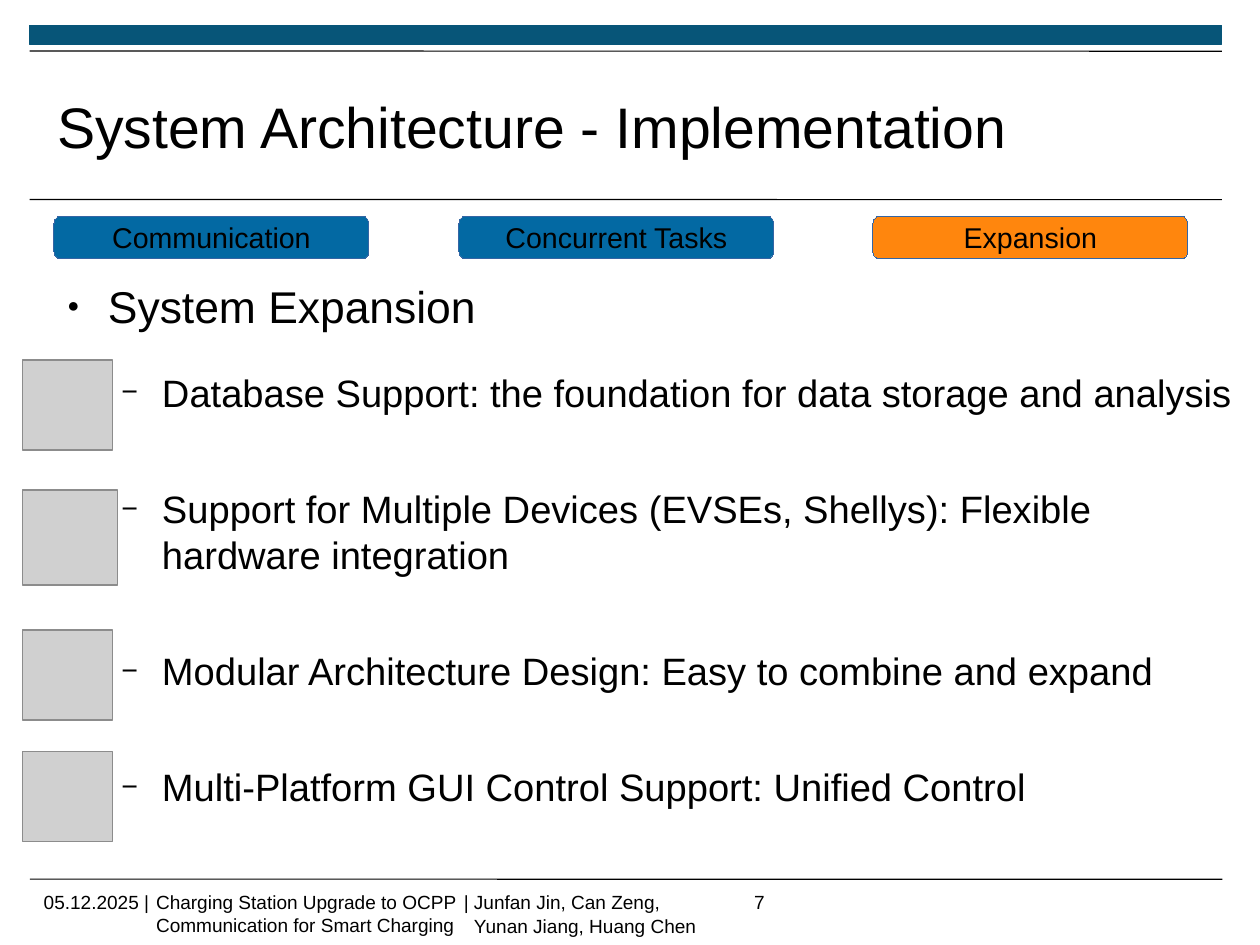
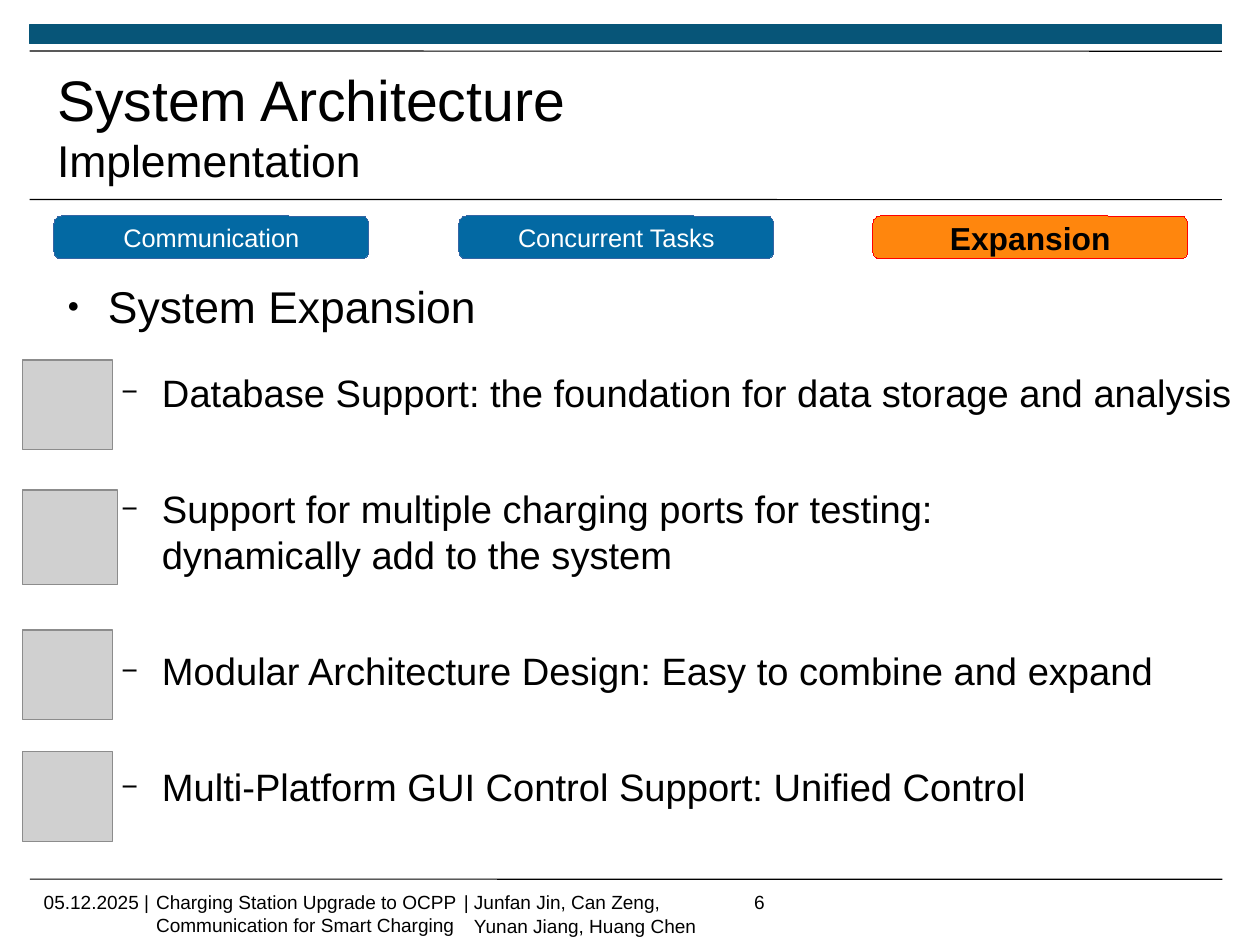
Before and after one commit to Jf-JIN/ADP_Ladesaeule_OCPP, a slide deck: slide 6 of ppt/Jin_Junfan.pptx (slide 7 before the commit). Drawn at 1260x945 pixels with LibreOffice and Linux fonts; fonts in the diff are those of the drawing; grey boxes stand for pictures; background and template pictures are left out. Boxes give left, top, right and bottom in pixels: in the first picture for what was removed or moved away, otherwise in the second. Text is boxed around its words. In the diff, an @@ line names an element or a change of style, - is before the commit and + after.

```diff
--- a/ppt/Jin_Junfan.pptx
+++ b/ppt/Jin_Junfan.pptx
@@ text at (x1=57, y1=79, x2=565, y2=186): text changed @@
-System Architecture - Implementation
+System Architecture
+Implementation
@@ rounded rectangle "Communication" at (x1=54, y1=216, x2=368, y2=258): size 18 to 16 pt, text colour #000000 to #FFFFFF @@
@@ rounded rectangle "Concurrent Tasks" at (x1=460, y1=216, x2=774, y2=258): size 18 to 16 pt, text colour #000000 to #FFFFFF @@
@@ rounded rectangle "Expansion" at (x1=874, y1=216, x2=1188, y2=258): size 18 to 20 pt, bold on; outline #3465A4 0 pt to #FF0000 0 pt @@
@@ text at (x1=162, y1=495, x2=933, y2=577): text changed @@
-  − Support for Multiple Devices (EVSEs, Shellys): Flexible hardware integration
+  − Support for multiple charging ports for testing:
+    dynamically add to the system
@@ page number at (x1=754, y1=895, x2=765, y2=910): text changed @@
-7
+6
```
Also in this commit, not shown: 8 other slides changed, 3 slides added.
